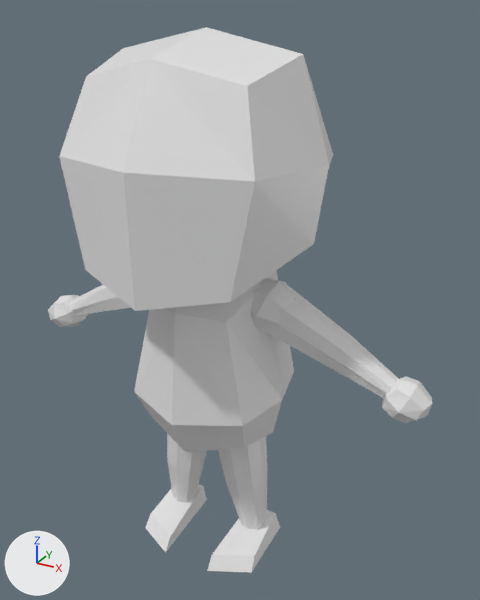
A saved change to the Blender file Game/Character/Model/CharacterModelNormal_blend.blend.
The view is the same before and after, from a 50 mm lens placed at (0.717, -1.15, 1.25), pointed at (0.057, 0.049, 0.65). Every picture has the same lights, and +X, +Y and +Z are marked at lower left.

Before the edit, the objects in view are built like this:
```python
mat_material = principled_material('Material')
mat_material.base_color = (0.8, 0.8, 0.8)  # white #e7e7e7
mat_material.roughness = 0.4
me_cube = bpy.data.meshes.new('Cube')
me_cube.from_pydata(...)  # 308 vertices, 284 faces; spans x -0.506..0.506, y -0.259..0.252, z 0.0..1.216
me_cube.materials.append(mat_material)  # white #e7e7e7
ob_charactermodelnormal = bpy.data.objects.new('CharacterModelNormal', me_cube)
ob_charactermodelnormal.location = (0.0, 0.0, 0.0)
```
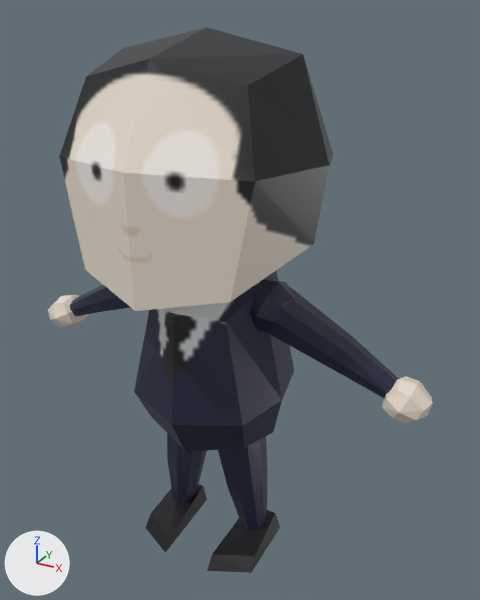
The change in detail:
Picture 'Player_albedo.png' (img_player_albedo_png) is new.
In material 'Material' (mat_material), base_color is no longer (0.8, 0.8, 0.8), white #e7e7e7.
In material 'Material' (mat_material), texture is now set to img_player_albedo_png.
me_cube has 308 vertices, 284 faces and spans x -0.506..0.506, y -0.259..0.252, z 0.0..1.216.
me_cube is used by ob_charactermodelnormal; location (0.0, 0.0, 0.0).
me_cube part 1: texture (UV) coordinates of 284 of 284 faces, centred in x -0.496..0.496, y -0.221..0.225, z 0.001..1.173, changed; they spanned u 0.12..0.88, v 0.0..1.0 and now span u 0.1..0.99, v 0.04..0.99.

Pixel boxes (x1, y1, x2, y2) of what changed, in the pictures (480 x 600 px):
'CharacterModelNormal', surface changed: (48, 27, 433, 573) in both
